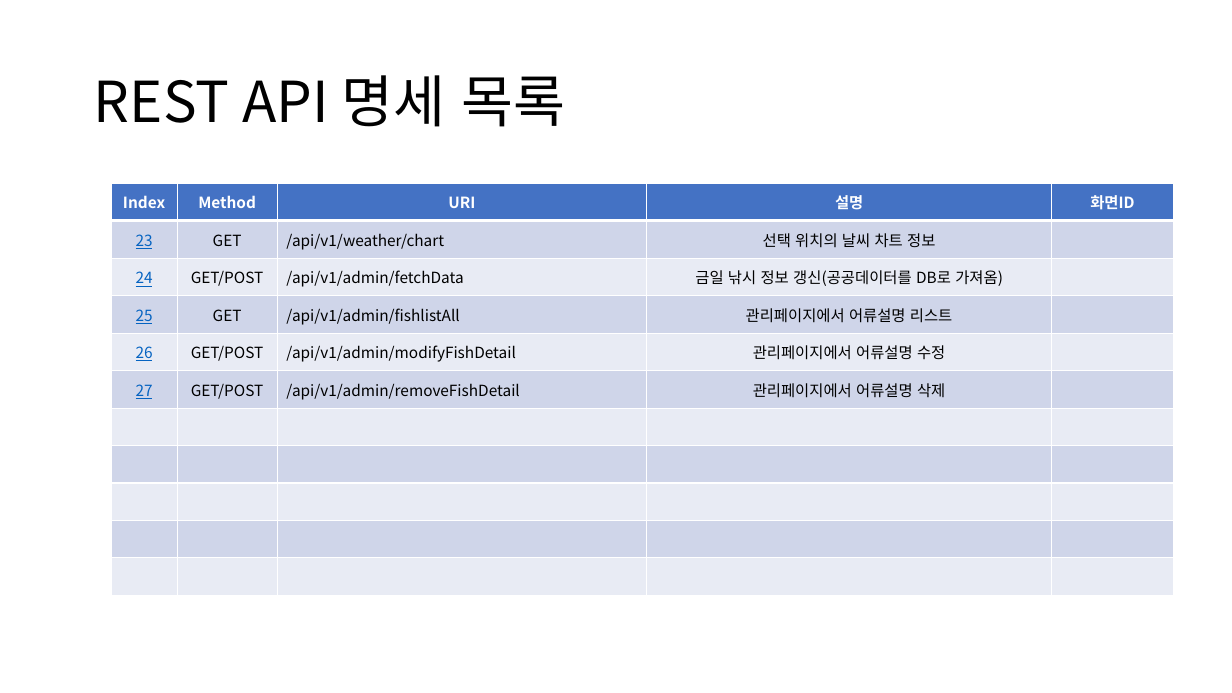
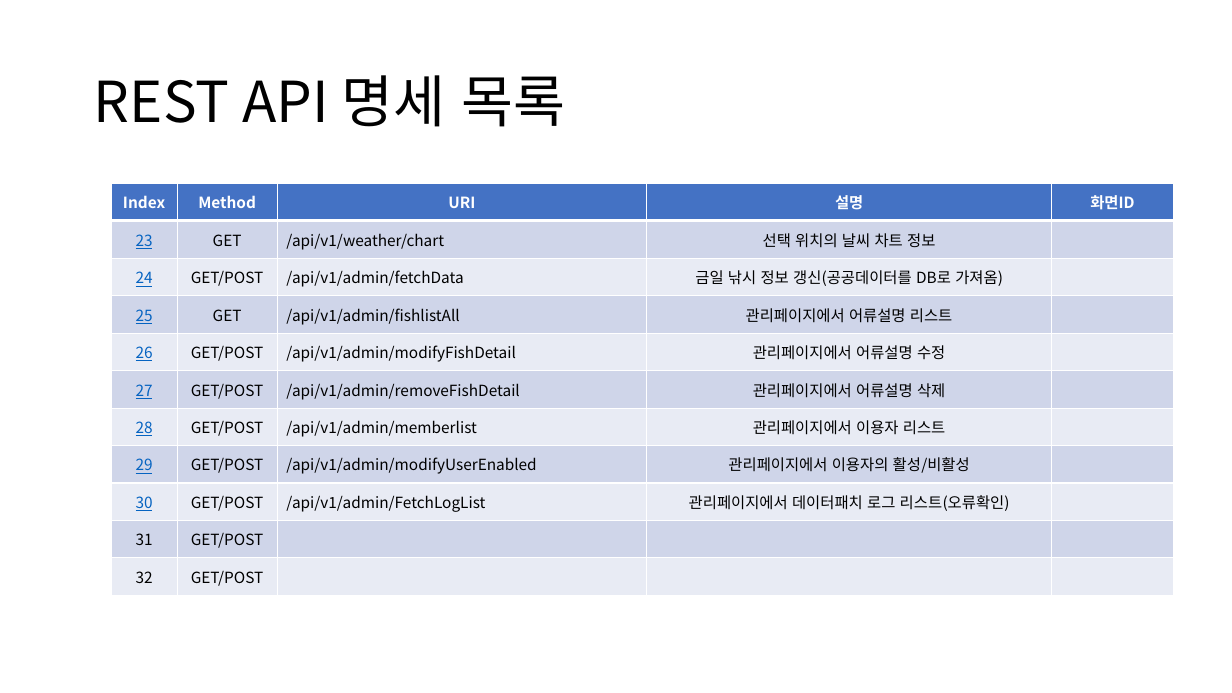
Before and after one commit to sujidaddy/workspace_miniproject, a slide deck: slide 23 of 미니프로젝트계획서제출용.pptx. Drawn at 1232x693 pixels with LibreOffice and Linux fonts; fonts in the diff are those of the drawing. Boxes give left, top, right and bottom in pixels: in the first picture for what was removed or moved away, otherwise in the second. Text is boxed around its words. In the diff, an @@ line names an element or a change of style, - is before the commit and + after.

Commit message:
관리페이지 상의 데이터 패치 추가

```diff
--- a/미니프로젝트계획서제출용.pptx
+++ b/미니프로젝트계획서제출용.pptx
@@ table at [111, 183, 1174, 595] @@
-row 7:  |  |  |  | 
+row 7: 28 | GET/POST | /api/v1/admin/memberlist | 관리페이지에서 이용자 리스트 | 
-row 8:  |  |  |  | 
+row 8: 29 | GET/POST | /api/v1/admin/modifyUserEnabled | 관리페이지에서 이용자의 활성/비활성 | 
-row 9:  |  |  |  | 
+row 9: 30 | GET/POST | /api/v1/admin/FetchLogList | 관리페이지에서 데이터패치 로그 리스트(오류확인) | 
-row 10, column 1: 
+row 10, column 1: 31
-row 10, column 2: 
+row 10, column 2: GET/POST
-row 11, column 1: 
+row 11, column 1: 32
-row 11, column 2: 
+row 11, column 2: GET/POST
```
Also in this commit, not shown: 10 other slides changed, 5 slides added, 5 other files.
